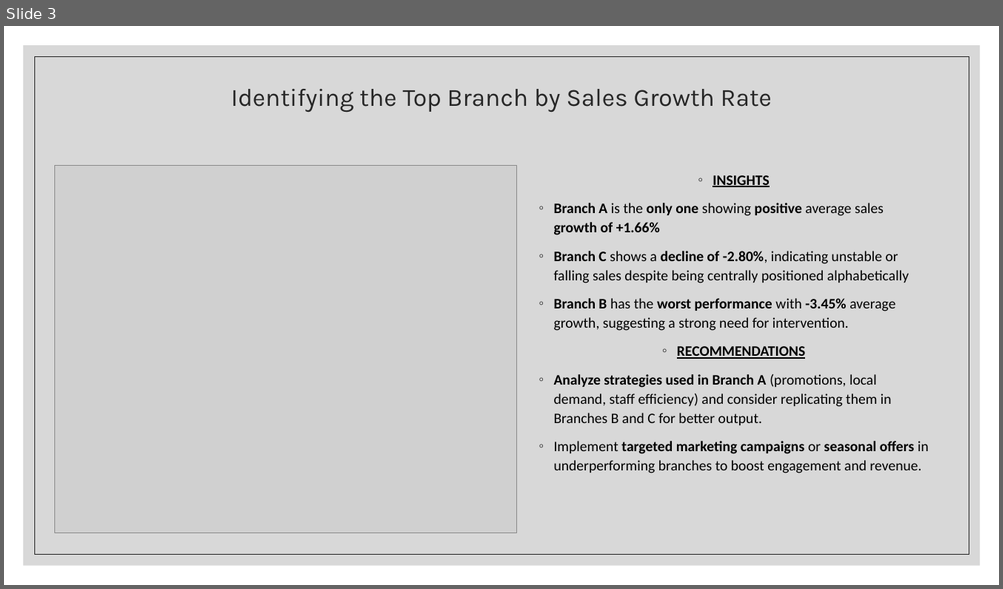
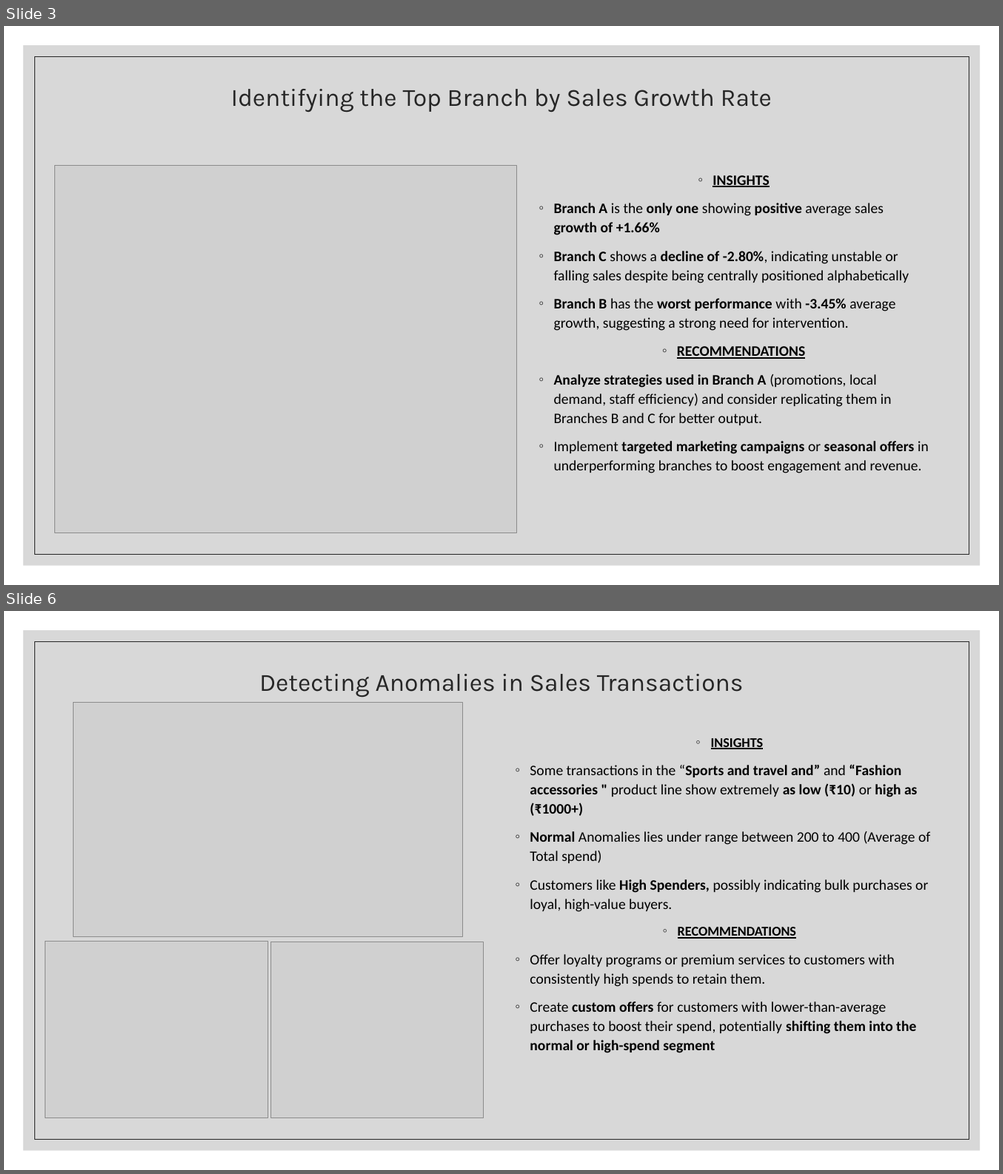
Before and after one commit to ajaythakur958/Walmart-Sales-analysis, a slide deck: Walmart analysis.pptx. Shown one above the other, each under a label of ours: slide 3 before the commit, slides 3 and 6 after it; the slides between them are not shown. The pictures are 1003x589 and 1003x1174 pixels, drawn with LibreOffice and Linux fonts; fonts in the diff are those of the drawing; grey boxes stand for pictures. Boxes give left, top, right and bottom in pixels: in the first picture for what was removed or moved away, otherwise in the second. Text is boxed around its words. In the diff, an @@ line names an element or a change of style, - is before the commit and + after.

```diff
--- a/Walmart analysis.pptx
+++ b/Walmart analysis.pptx
@@ slide 6 added at <box>4,611,999,1170</box>, background #FFFFFF; not listed: 2 template elements that a slide beside it also shows @@
@@ title added at <box>259,674,743,697</box>, 24 pt, text #262626 @@
+Detecting Anomalies in Sales Transactions
@@ picture added at <box>73,703,462,937</box> @@
@@ text added at <box>529,738,930,1054</box>, 14 pt, text #000000 @@
+◦ INSIGHTS
+◦ Some transactions in the “Sports and travel and” and “Fashion accessories " product line show extremely as low (₹10) or high as (₹1000+)
+◦ Normal Anomalies lies under range between 200 to 400 (Average of Total spend)
+◦ Customers like High Spenders, possibly indicating bulk purchases or loyal, high-value buyers.
+◦ RECOMMENDATIONS
+◦ Offer loyalty programs or premium services to customers with consistently high spends to retain them.
+◦ Create custom offers for customers with lower-than-average purchases to boost their spend, potentially shifting them into the normal or high-spend segment
@@ picture added at <box>45,942,268,1118</box> @@
@@ picture added at <box>270,943,483,1118</box> @@
```
Also in this commit, not shown: 2 slides changed, 4 other slides added, 1 slide removed, 2 other files.
